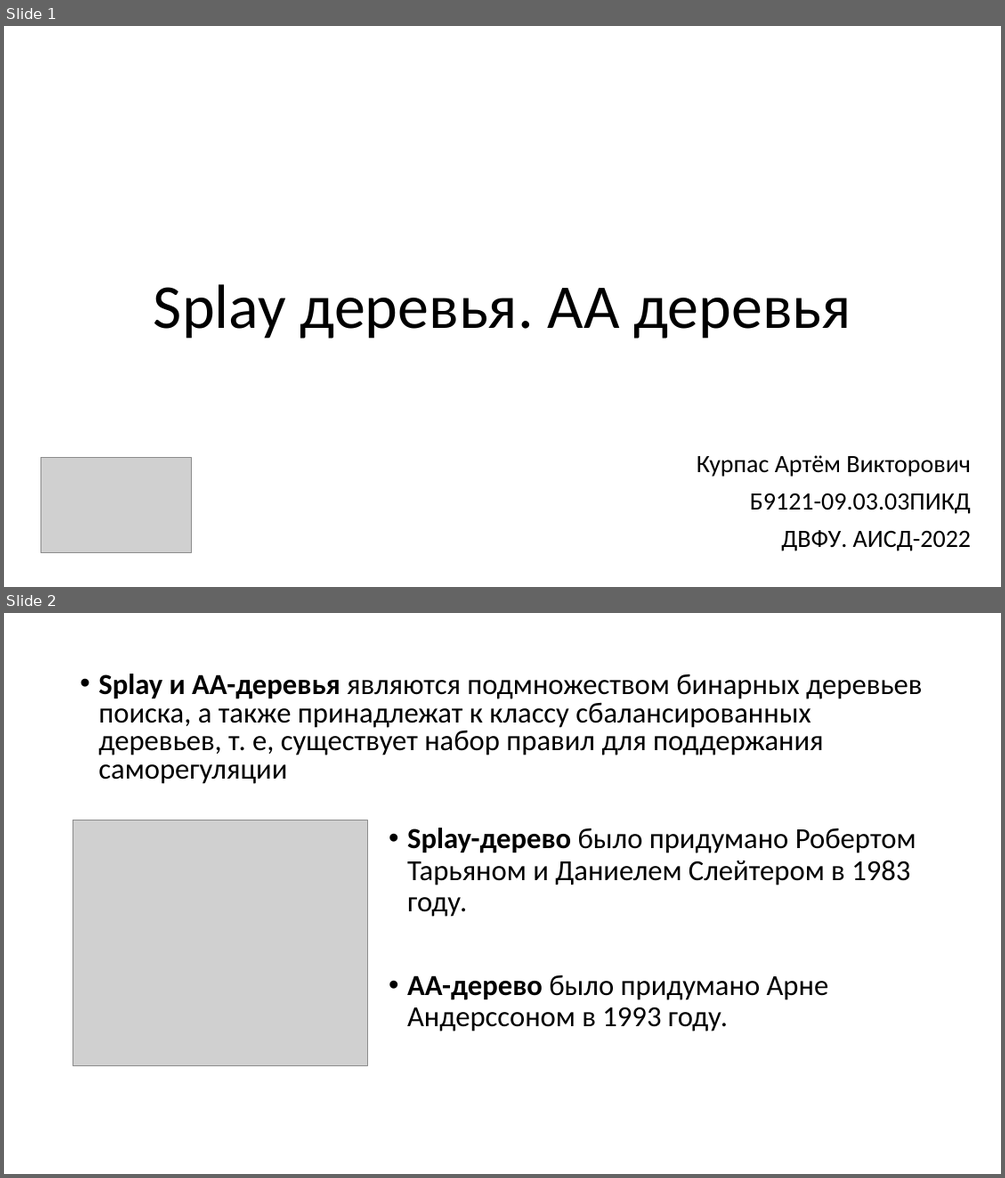
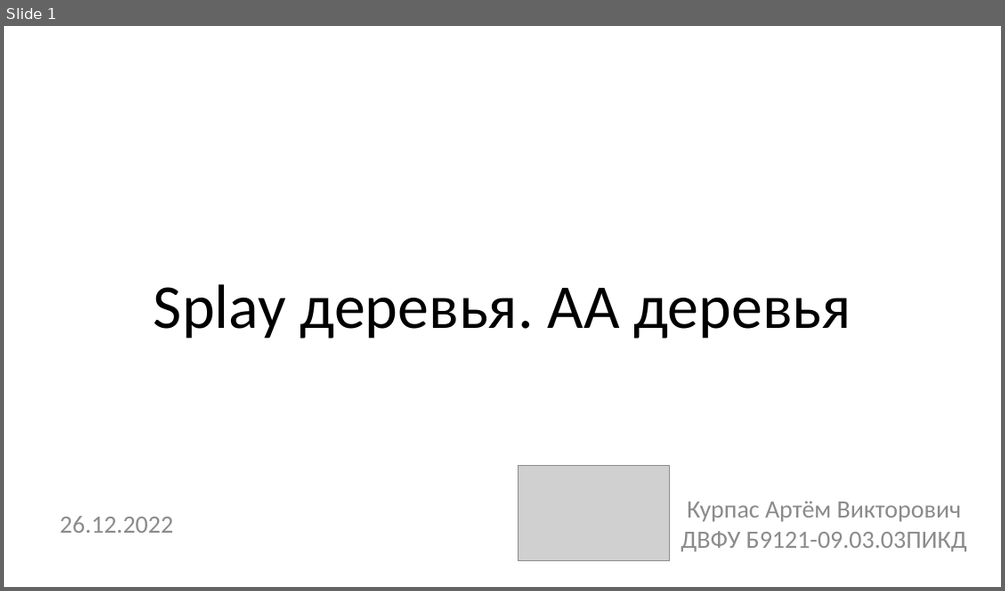
Before and after one commit to TheMeekrok/splay-aa-tree-aisd-2022, a slide deck: docs/presentation.pptx. Shown one above the other, each under a label of ours: slides 1 and 2 before the commit, slide 1 after it. The pictures are 1005x1178 and 1005x591 pixels, drawn with LibreOffice and Linux fonts; fonts in the diff are those of the drawing; grey boxes stand for pictures. Boxes give left, top, right and bottom in pixels: in the first picture for what was removed or moved away, otherwise in the second. Text is boxed around its words. In the diff, an @@ line names an element or a change of style, - is before the commit and + after.

```diff
--- a/docs/presentation.pptx
+++ b/docs/presentation.pptx
@@ slide 2 removed at (x1=4, y1=613, x2=1001, y2=1174), background #FFFFFF @@
@@ text removed at (x1=98, y1=674, x2=922, y2=784) @@
-• Splay и AA-деревья являются подмножеством бинарных деревьев поиска, а также принадлежат к классу сбалансированных деревьев, т. е, существует набор правил для поддержания саморегуляции
@@ picture removed at (x1=73, y1=820, x2=368, y2=1065) @@
@@ text removed at (x1=407, y1=827, x2=916, y2=1031) @@
-• Splay-дерево было придумано Робертом Тарьяном и Даниелем Слейтером в 1983 году.
-• АA-дерево было придумано Арне Андерссоном в 1993 году.
@@ slide 1 changed as well @@
@@ picture moved from (x1=40, y1=457, x2=192, y2=553) to (x1=518, y1=465, x2=670, y2=561) @@
@@ text "Курпас Артём Викторович ДВФУ Б9121-09.03.03ПИКД" at (x1=680, y1=500, x2=967, y2=552): vertical alignment top to middle @@
@@ text at (x1=680, y1=500, x2=967, y2=552): text changed; text colour #000000 to #8C8C8C @@
-Курпас Артём Викторович
-Б9121-09.03.03ПИКД
-ДВФУ. АИСД-2022
+Курпас Артём Викторович ДВФУ Б9121-09.03.03ПИКД
@@ text added at (x1=60, y1=516, x2=174, y2=532), 24 pt, text #8C8C8C @@
+26.12.2022
```
Also in this commit, not shown: 28 slides added, 4 other slides removed, 1 other file.
